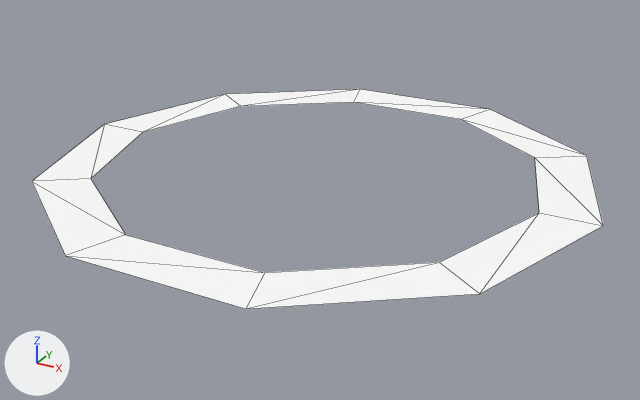
One commit to the glTF model game/assets/models/props-ring.glb: the scene before it, then after it.
The view is the same before and after, from a 50 mm camera at (1.428, -2.591, 1.171) aimed at (0.025, -0.039, -0.105). The axes (+X, +Y, +Z) are drawn at lower left. The lights are the same throughout. The older version comes first. Mesh edges are drawn as thin lines. Vertices at exactly the same position are counted once.
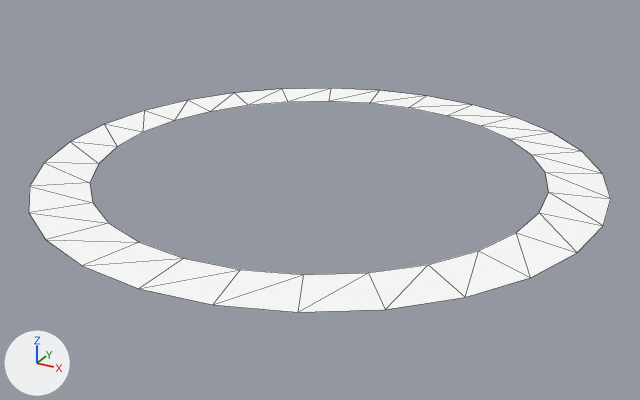
Boxes [x1, y1, x2, y2] around the edits, measured in the pictures (640 x 400 px):
'Mesh_0', reshaped: before [32, 89, 603, 309]; after [29, 88, 611, 312]
part 1 of me_mesh_0, built on: before [226, 89, 585, 155]; after [144, 88, 611, 199]
part 2 of me_mesh_0, built on: before [32, 179, 479, 309]; after [29, 142, 577, 312]

The edits, one by one:
me_mesh_0 is used by ob_mesh_0; location (0.0, 0.0, 0.0).
me_mesh_0 had 22 vertices, 20 faces and spanned x -1.0..1.0, y -0.95..0.95, z 0.0.
me_mesh_0 now has 58 vertices, 56 faces and spans x -1.0..1.0, y -1.0..1.0, z 0.0.
Part 1, on me_mesh_0:
3 vertices are removed from x -0.31..0.31, y 0.76..0.95, z 0.0.
5 faces are deleted.
5 vertices move from x -0.81..0.81, y 0.47..0.76, z 0.0 to x -0.97..0.97, y 0.18..0.35, z 0.0.
21 vertices are added at x -0.9..0.9, y 0.35..1.0, z 0.0.
23 new faces join them.
Part 2, on me_mesh_0:
3 vertices are removed from x -0.31..0.31, y -0.95..-0.76, z 0.0.
6 faces are deleted.
5 vertices move from x -0.81..0.81, y -0.76..-0.47, z 0.0 to x -0.97..0.97, y -0.35..-0.18, z 0.0.
21 vertices are added at x -0.9..0.9, y -1.0..-0.35, z 0.0.
24 new faces join them.
